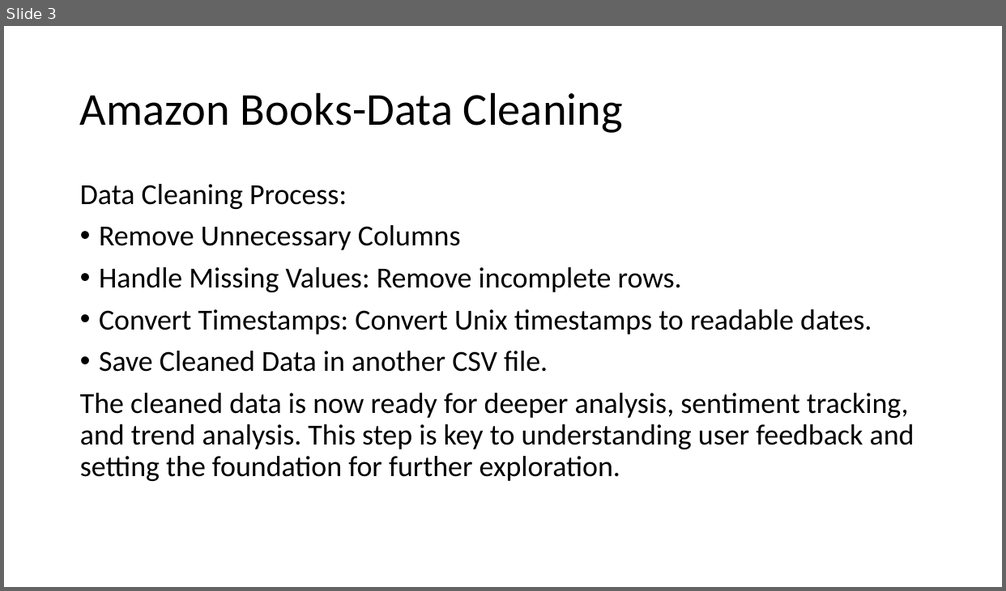
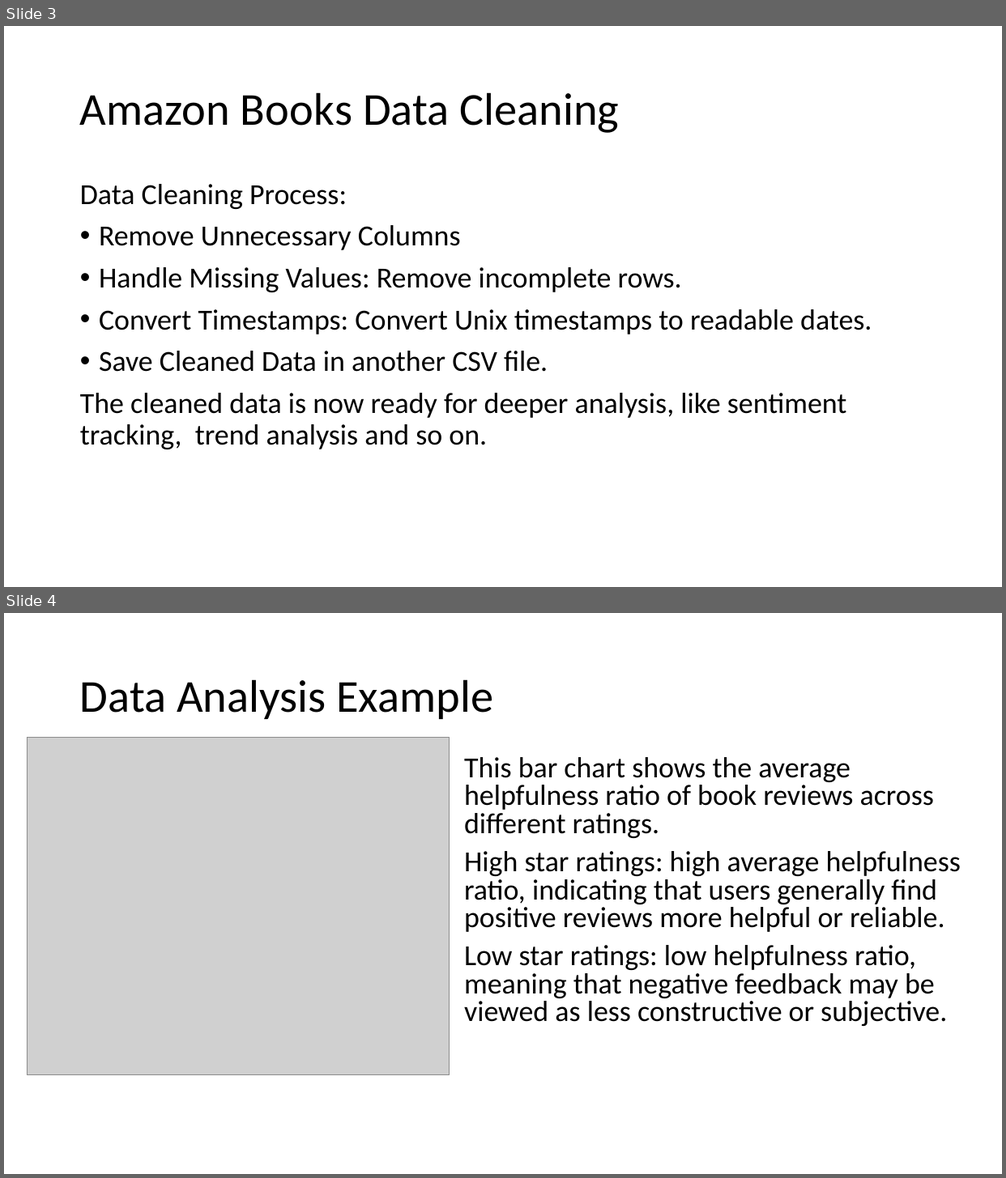
Before and after one commit to kefan1242/de_project, a slide deck: book_dataset/book-ppt.pptx. Shown one above the other, each under a label of ours: slide 3 before the commit, slides 3 and 4 after it. The pictures are 1006x591 and 1006x1178 pixels, drawn with LibreOffice and Linux fonts; fonts in the diff are those of the drawing; grey boxes stand for pictures. Boxes give left, top, right and bottom in pixels: in the first picture for what was removed or moved away, otherwise in the second. Text is boxed around its words. In the diff, an @@ line names an element or a change of style, - is before the commit and + after.

Commit message:
Book Report New Verion and PPT and some pics

```diff
--- a/book_dataset/book-ppt.pptx
+++ b/book_dataset/book-ppt.pptx
@@ slide 4 added at box(4, 613, 1002, 1174), background #FFFFFF @@
@@ title added at box(80, 679, 493, 719), 44 pt, text #000000 @@
+Data Analysis Example
@@ picture added at box(27, 737, 450, 1075) @@
@@ text added at box(464, 757, 961, 1026), 28 pt, text #000000 @@
+This bar chart shows the average helpfulness ratio of book reviews across different ratings.
+High star ratings: high average helpfulness ratio, indicating that users generally find positive reviews more helpful or reliable.
+Low star ratings: low helpfulness ratio, meaning that negative feedback may be viewed as less constructive or subjective.
@@ slide 3 changed as well @@
@@ title at box(80, 92, 619, 133): text changed @@
-Amazon Books-Data Cleaning
+Amazon Books Data Cleaning
@@ text at box(80, 393, 846, 450): text changed @@
-The cleaned data is now ready for deeper analysis, sentiment tracking, and trend analysis. This step is key to understanding user feedback and setting the foundation for further exploration.
+The cleaned data is now ready for deeper analysis, like sentiment tracking, trend analysis and so on.
```
Also in this commit, not shown: 2 other slides changed, 3 other files.
